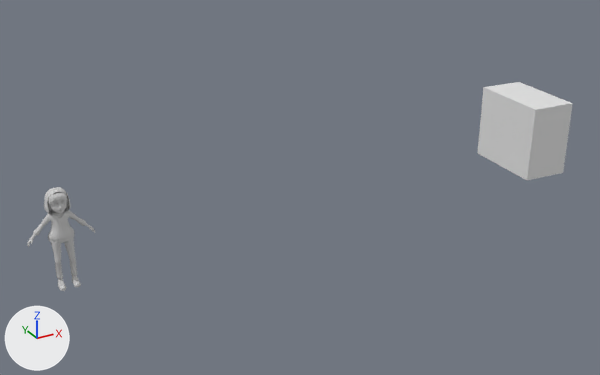
Two versions of the FBX model Graphic/Animation/C_Seed_Ani12@SideStep_Left.FBX, one commit apart.
Before and after are seen from a 50 mm lens placed at (-1.12, -5.72, 2.84), pointed at (1.86, -0.3, 0.13). Lighting does not change. The marker at lower left points along +X, +Y and +Z. Where no turn or scale is listed for an object, it has been applied to the vertices.
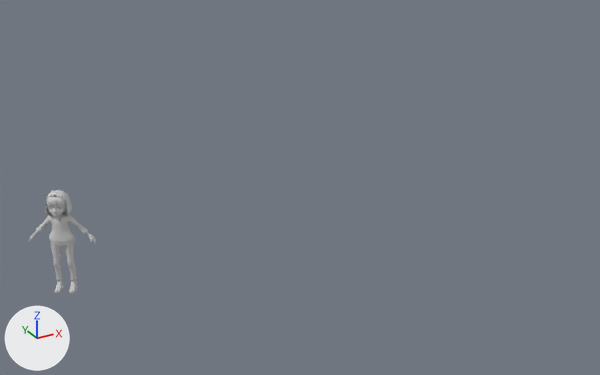
Location of each change, (x1, y1, x2, y2) in pixels of the pictures (600 x 375 px):
'Box001', deleted: before (478, 82, 573, 180)
'Object005', moved, turned: before (27, 187, 95, 291); after (29, 190, 96, 293)

What the commit changed:
Object 'Object005' (ob_object005) moves from (0.002, 0.0, 0.0) to (-0.011, -0.035, -0.009).
Object 'Object005' (ob_object005) turns from (0, 0, 180) to (0, 0, 149) degrees about x, y and z.
Object 'Box001' (ob_box001) is deleted.
